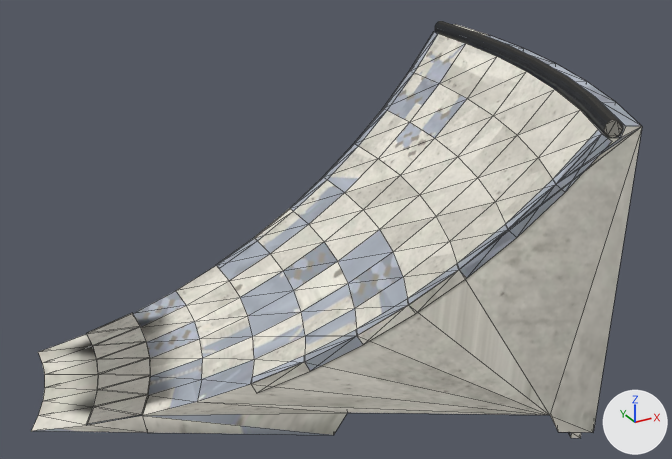
Two versions of the glTF model public/katalog/modelle/corner-98.gltf, one commit apart.
Before and after are seen from a 50 mm camera at (-1.22, -2.27, 1.67) aimed at (0.03, 0.01, 0.53). The axes (+X, +Y, +Z) are drawn at lower right. The lights are the same throughout. The older version comes first. Mesh edges are drawn as thin lines. Vertices at exactly the same position are counted once.

Names of what the first picture shows: 'SK0544_Corner_-98.001'.
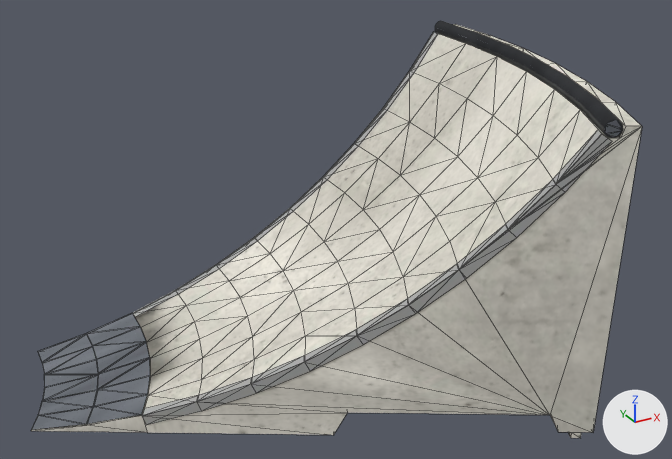
Changed parts and their boxes (x1, y1, x2, y2) in the pictures (672 x 459 px):
part 1 of me_sk0544_corner__98_001, reshaped
    both: (411, 32, 438, 68)
part 2 of me_sk0544_corner__98_001, built on
    after: (31, 265, 256, 430)
part 3 of me_sk0544_corner__98_001, surface changed
    both: (31, 22, 642, 435)
part 4 of me_sk0544_corner__98_001, recoloured
    before: (31, 360, 98, 431)

The change in detail:
me_sk0544_corner__98_001 is used by ob_sk0544_corner__98_001; location (0.0, 0.0, 0.0).
me_sk0544_corner__98_001 had 1051 vertices, 2086 faces and spanned x -0.91..0.91, y -0.65..0.65, z 0.0..0.98.
me_sk0544_corner__98_001 now has 1286 vertices, 1776 faces and spans x -0.91..0.91, y -0.65..0.65, z 0.0..0.98.
me_sk0544_corner__98_001 part 1: 1 vertex moved within x 0.81, y 0.65, z 0.94; 120 vertices added at x 0.81..0.86, y 0.65, z 0.93..0.98.
me_sk0544_corner__98_001 part 2: 8 vertices removed from x -0.91..0.16, y -0.28..0.65, z 0.0..0.08; 70 vertices added at x -0.87..-0.27, y -0.06..0.65, z 0.0..0.11.
me_sk0544_corner__98_001 part 3: 762 kept faces spanning x -0.91..0.91, y -0.65..0.65, z 0.0..0.98 get new texture (UV) coordinates.
me_sk0544_corner__98_001 part 4: 6 faces spanning x -0.91..-0.63, y 0.11..0.49, z 0.0..0.02 switch from mat_beton_web_034 to mat_stahl_web_028.
Other edits to the shape of me_sk0544_corner__98_001 do not show in these pictures.
